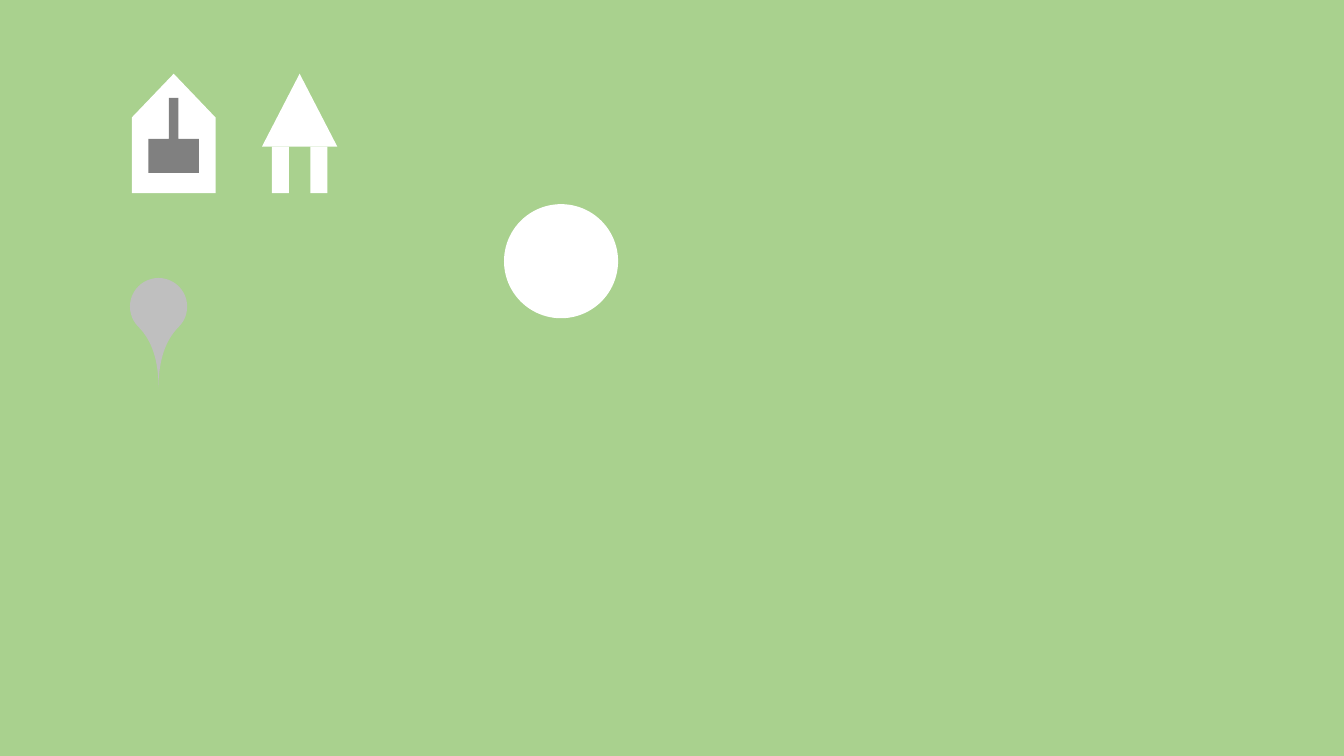
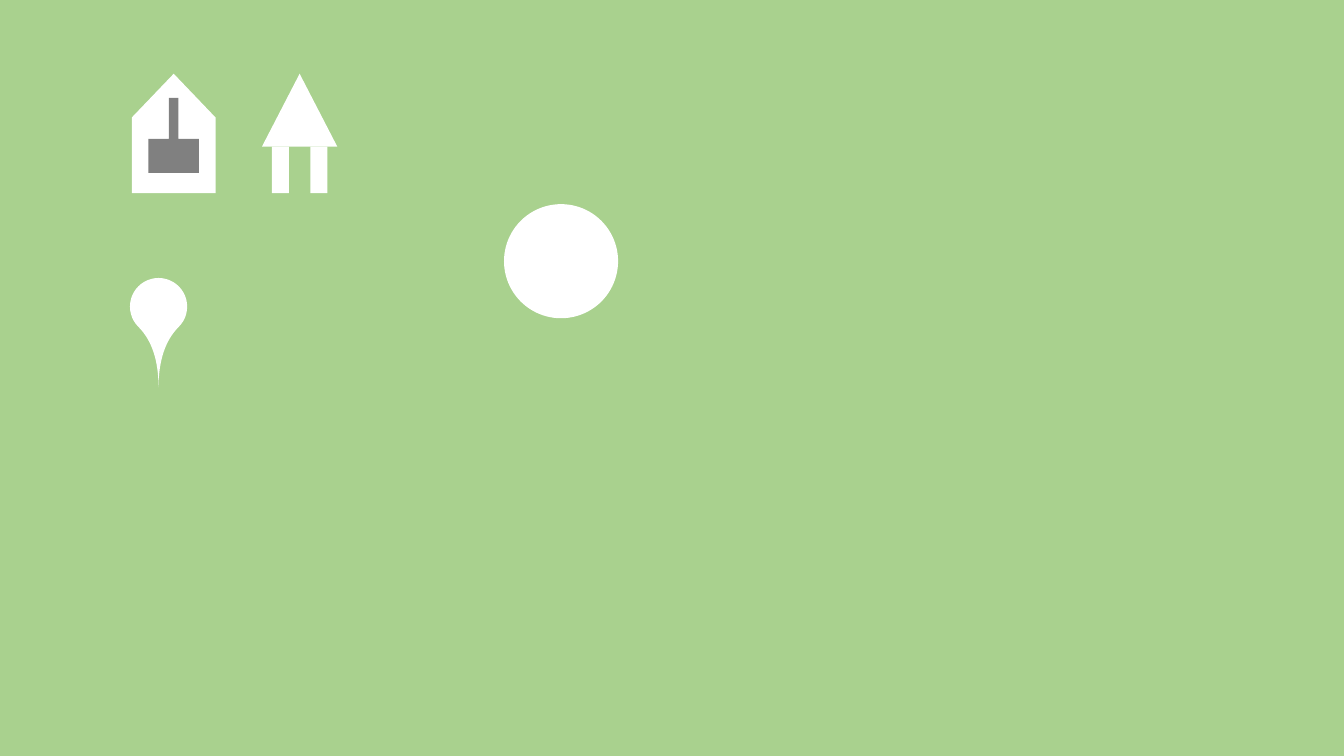
Before and after one commit to Hamster5295/HSplatoon, a slide deck: slide 1 of Texture/Texture.pptx. Drawn at 1344x756 pixels with LibreOffice and Linux fonts; fonts in the diff are those of the drawing. Boxes give left, top, right and bottom in pixels: in the first picture for what was removed or moved away, otherwise in the second. Text is boxed around its words. In the diff, an @@ line names an element or a change of style, - is before the commit and + after.

```diff
--- a/Texture/Texture.pptx
+++ b/Texture/Texture.pptx
@@ teardrop at (x1=118, y1=266, x2=199, y2=348): fill #BFBFBF to #FFFFFF @@
```
Also in this commit, not shown: 11 other files.
